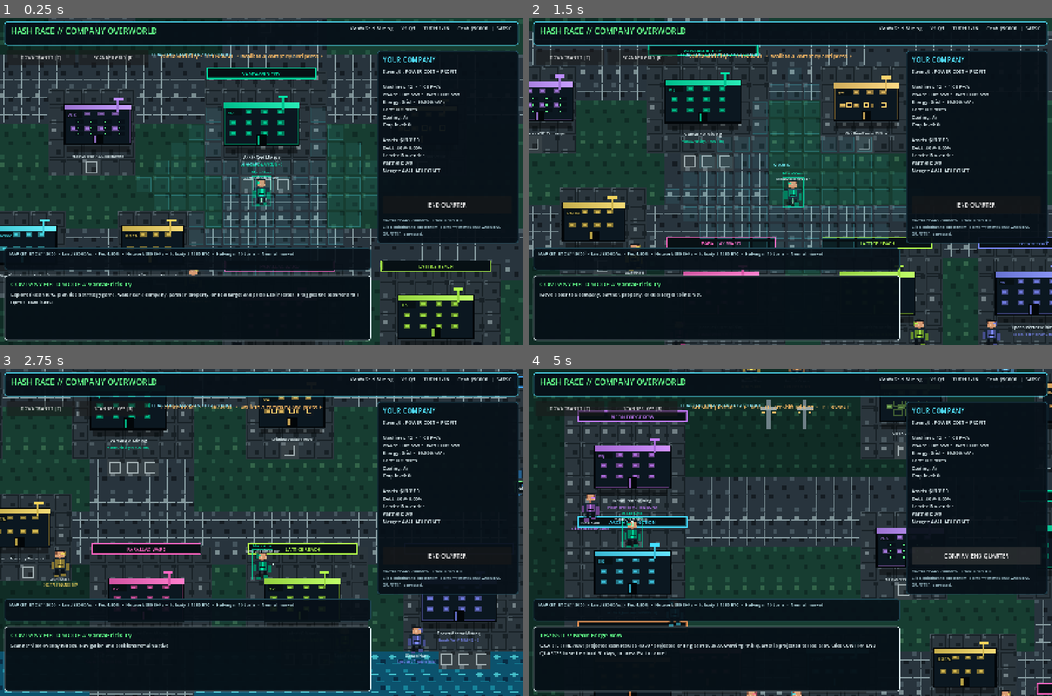
Above: before the commit, frames 1-4 (two rows, left to right).
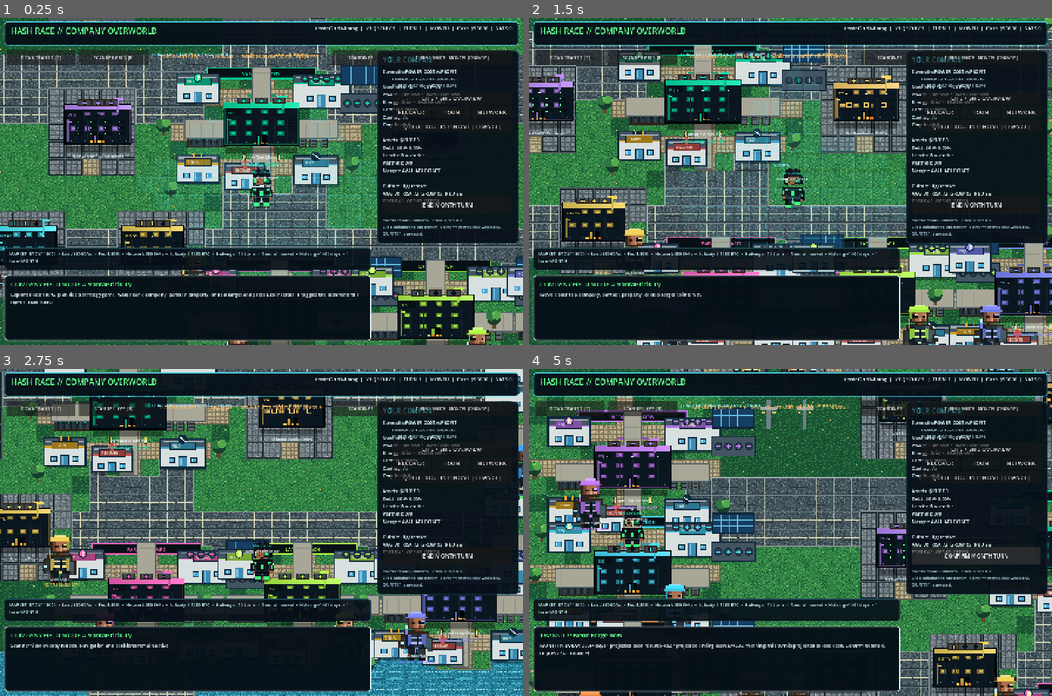
Above: after the commit, the same moments.

Repository: 1freetech/HashRace
Game: Godot game, scene res://scenes/pixel_landscape_probe.tscn
Same seed, same stepped clock (60 frames per second), same inputs: the game is played once before the commit and once after it. This scene is started directly instead of the project's main scene.
Inputs (mouse positions are in pixels of both pictures, inside the frame that each line leads up to):
- Up to frame 1 (0.25 s): no input
- Up to frame 2 (1.5 s): tap E at 0.5, 0.6, 1.25 s; move the mouse to (905, 165) at 0.52 s; hold D 0.53-1.28 s; click (905, 165) at 0.67 s; tap Space at 0.77 s; move the mouse to (685, 197) at 1.27 s; hold S from 1.28 s (still down); tap Enter at 1.35 s
- Up to frame 3 (2.75 s): tap Space at 1.52 s; tap E at 2 s; move the mouse to (313, 460) at 2.02 s; release S at 2.03 s; hold D from 2.03 s (still down); tap R at 2.1 s
- Up to frame 4 (5 s): tap E at 2.75 s; move the mouse to (764, 597) at 2.77 s; release D at 2.78 s; hold W 2.78-3.53 s; tap T at 2.85 s; click (764, 597) at 2.92 s; tap Space at 3.02, 3.77 s; move the mouse to (947, 581) at 3.52 s; hold A 3.53-4.25 s; tap M at 3.6 s; click "END QUARTER" (after the commit: "END MONTH TURN") at 4.25 s

The runs differ from the first frame. In frame 1, 44% of the frame differs, in the area x 0-100%, y 0-100%; in frame 2, 43%; in frame 3, 46%; in frame 4, 46%.

Commit message:
v0.044 — Restore the real pixel-landscape release probe
The parser blocker has been fixed, so the diagnostic scene now returns to its intended job: loading the actual pixel-landscape layer directly. This ensures the final v0.044 gate tests the visual dependency used by the compact world before Windows and Linux packages are allowed to publish.

Diff:
--- a/Godot/scenes/pixel_landscape_probe.tscn
+++ b/Godot/scenes/pixel_landscape_probe.tscn
@@ -1,6 +1,6 @@
 [gd_scene load_steps=2 format=3]
 
-[ext_resource path="res://scripts/world_rpg_strategy.gd" type="Script" id="1_pixel"]
+[ext_resource path="res://scripts/world_pixel_landscape.gd" type="Script" id="1_pixel"]
 
 [node name="PixelLandscapeProbe" type="Node2D"]
 script = ExtResource("1_pixel")
